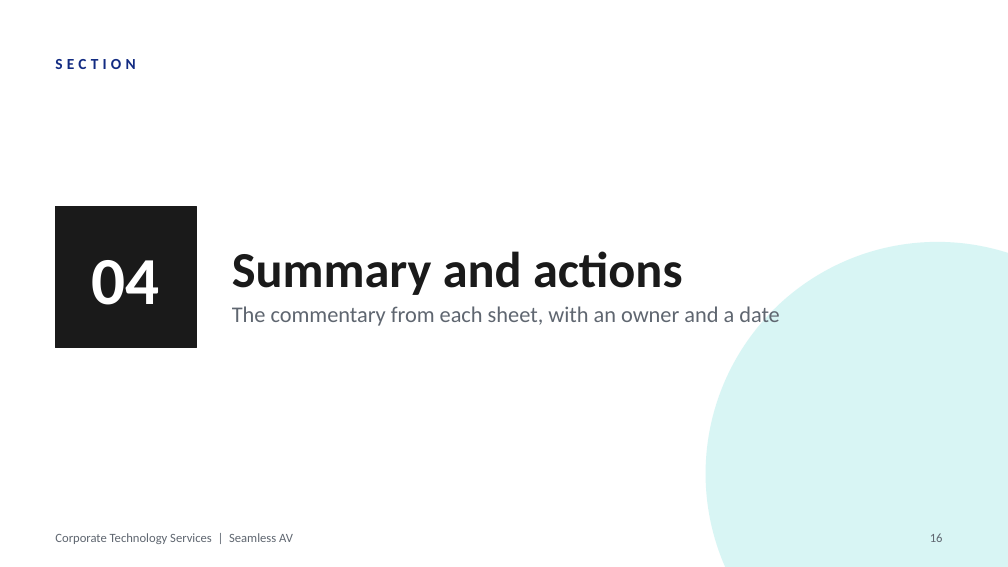
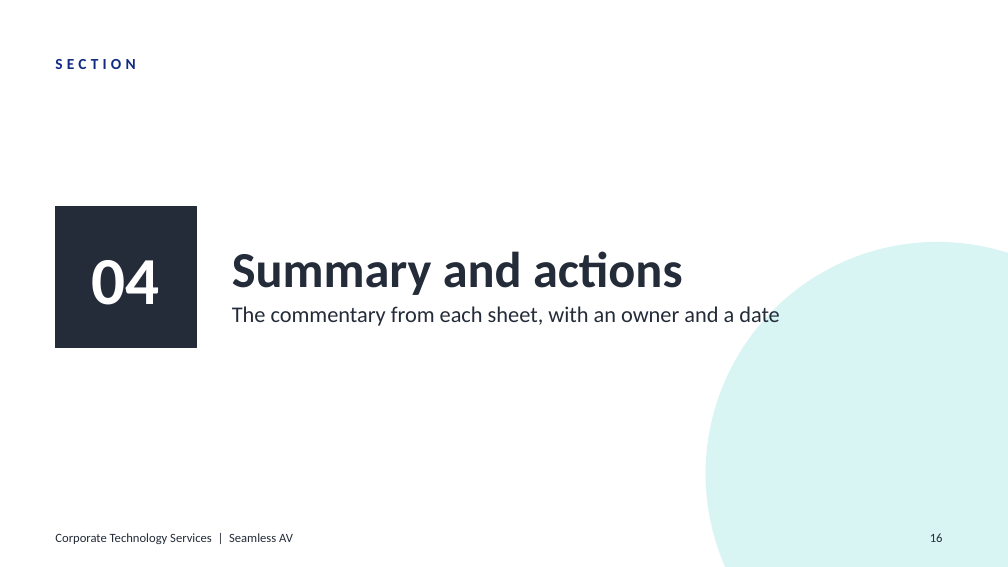
Before and after one commit to WesleyNelson-O33/Claude, a slide deck: slide 16 of deck/CTS Monthly Business Review - September 2026.pptx. Drawn at 1008x567 pixels with LibreOffice and Linux fonts; fonts in the diff are those of the drawing; background and template pictures are left out. Boxes give left, top, right and bottom in pixels: in the first picture for what was removed or moved away, otherwise in the second. Text is boxed around its words. In the diff, an @@ line names an element or a change of style, - is before the commit and + after.

```diff
--- a/deck/CTS Monthly Business Review - September 2026.pptx
+++ b/deck/CTS Monthly Business Review - September 2026.pptx
@@ rectangle at bbox=[55, 207, 197, 348]: fill #1A1A1A to #242C39; outline #1A1A1A 1 pt to #242C39 1 pt @@
@@ title "Summary and actions" at bbox=[232, 251, 683, 295]: text colour #1A1A1A to #242C39 @@
@@ text colour #5F6670 to #242C39 in 3 elements at bbox=[232, 306, 780, 326], bbox=[930, 533, 943, 542], bbox=[55, 533, 293, 544] @@
```
Also in this commit, not shown: 17 other slides changed, 1 other file.
